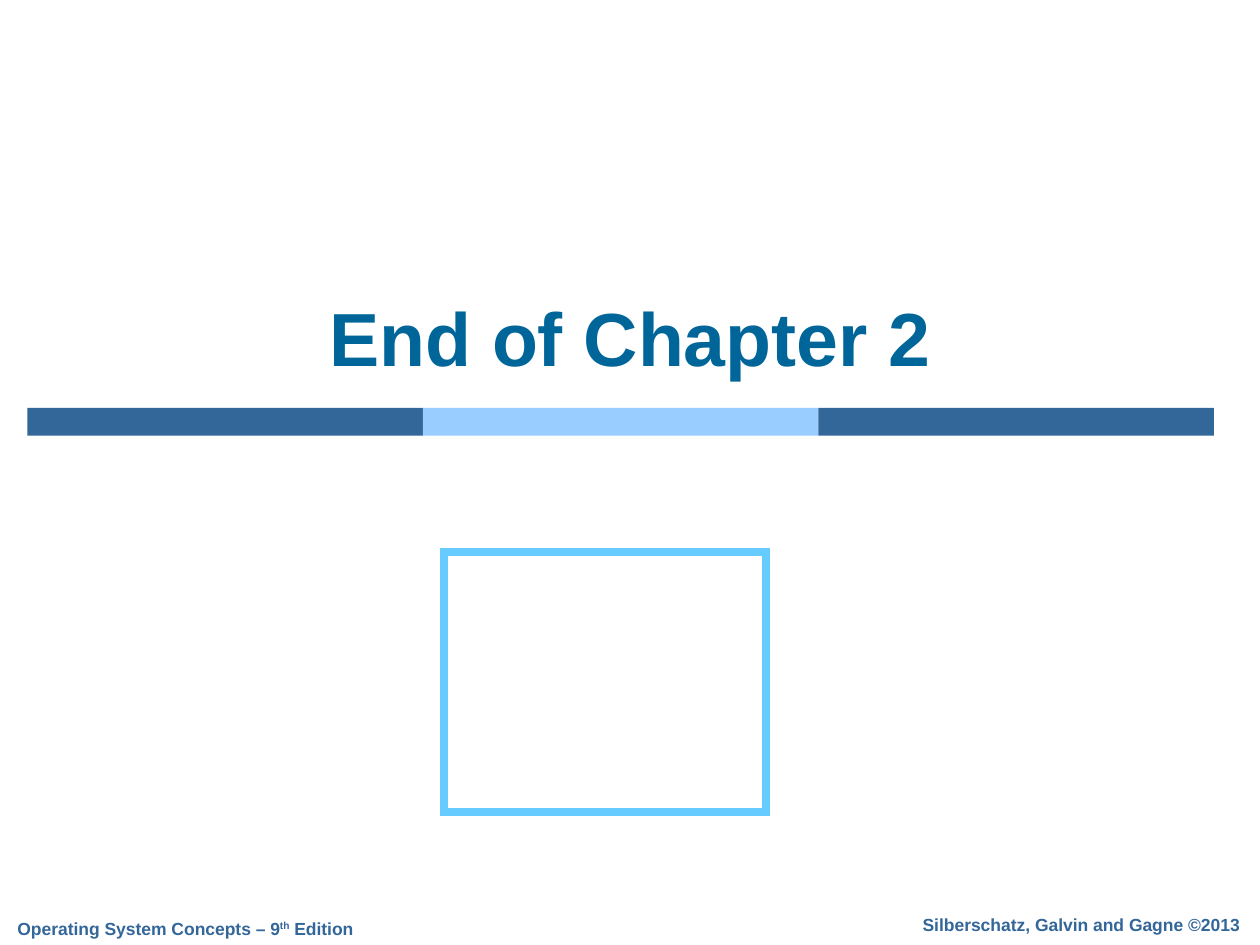
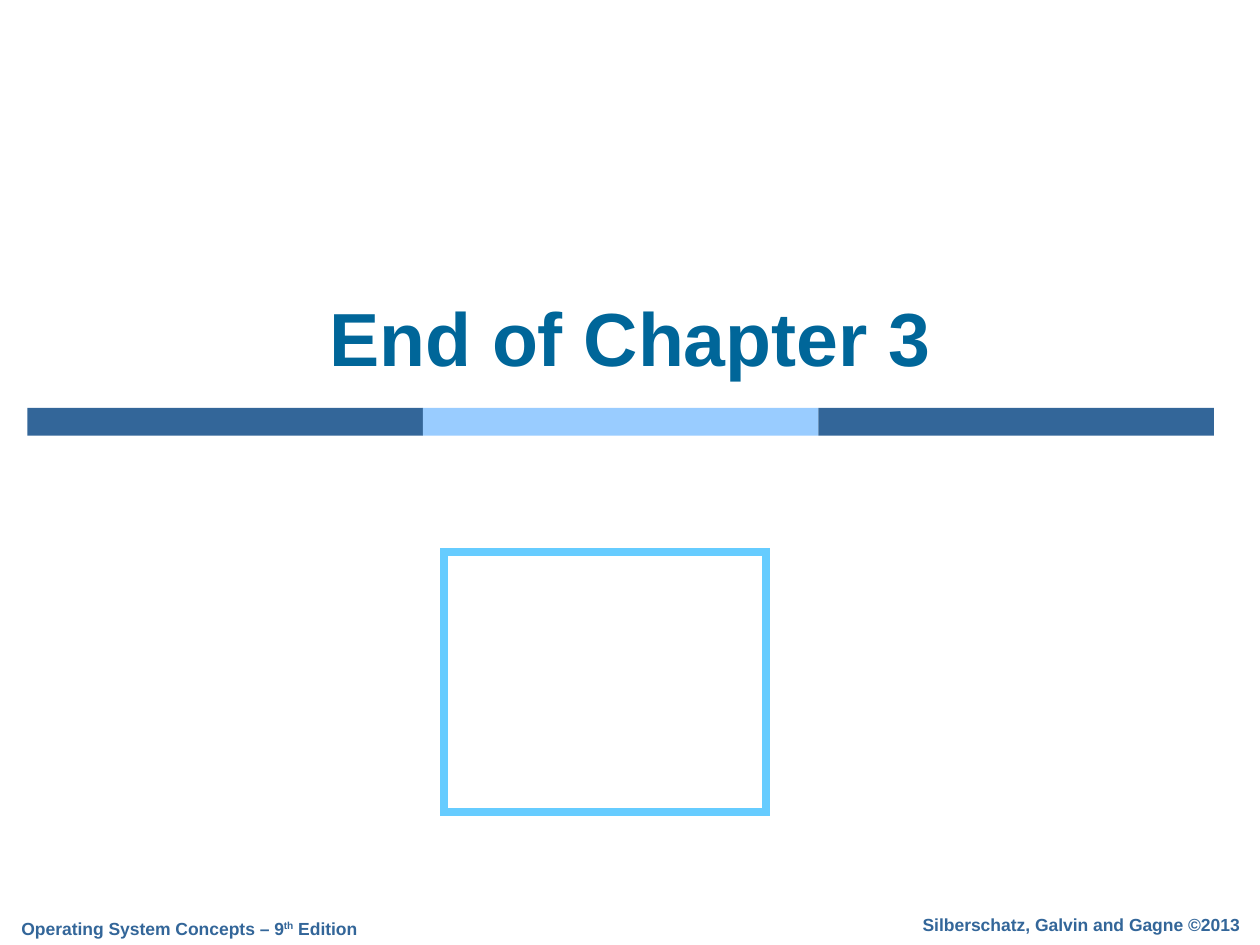
Before and after one commit to qasim2020/givezakat, a slide deck: slide 62 of static/AOS/Chapter 2.ppt (slide 57 before the commit). Drawn at 1260x945 pixels with LibreOffice and Linux fonts; fonts in the diff are those of the drawing; background and template pictures are left out. Boxes give left, top, right and bottom in pixels: in the first picture for what was removed or moved away, otherwise in the second. Text is boxed around its words. In the diff, an @@ line names an element or a change of style, - is before the commit and + after.

```diff
--- a/static/AOS/Chapter 2.ppt
+++ b/static/AOS/Chapter 2.ppt
@@ title at box(329, 311, 931, 380): text changed @@
-End of Chapter 2
+End of Chapter 3
@@ text "Operating System Concepts – 9th ...": place and size @@
-text "Operating System Concepts – 9th ..." at box(17, 922, 353, 939)
+text "Operating System Concepts – 9th ..." at box(21, 922, 357, 939)
```
Also in this commit, not shown: 1 other slide changed, 60 slides added, 55 slides removed, 12 other files.
